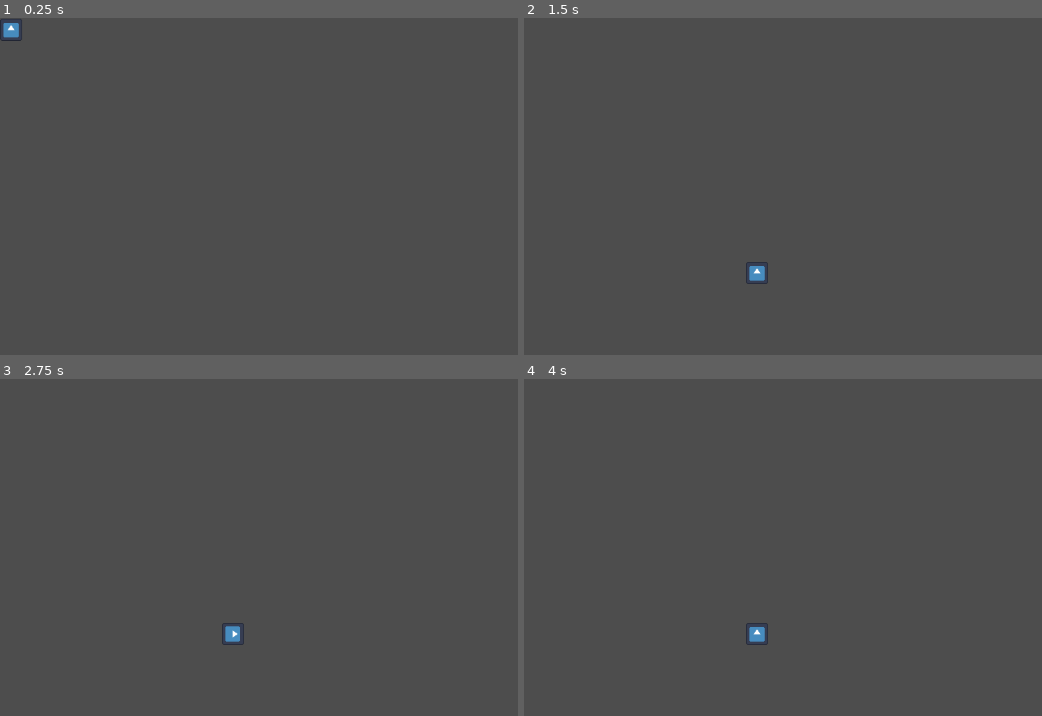
Above: before the commit, frames 1-4 (two rows, left to right).
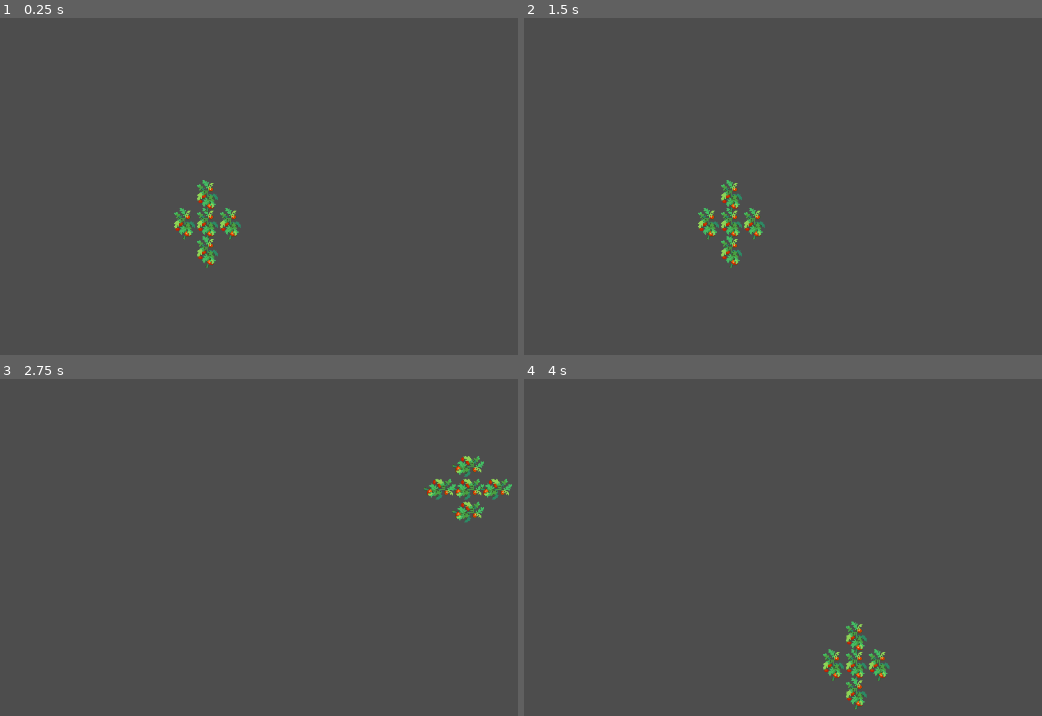
Above: after the commit, the same moments.

Repository: Ihmayor/Growup_GameJam_2025
Game: Godot game, scene res://scenes/Tetraminos/Plus.tscn
Two runs of this game, one before a commit and one after it. Both use one fixed random seed, a clock stepped at 60 frames per second and the inputs below. This scene is started directly instead of the project's main scene. The engine's default icon, where the game draws it, is replaced by a stand-in: a white triangle on a blue panel in a dark square.
Inputs (mouse positions are in pixels of both pictures, inside the frame that each line leads up to):
- Up to frame 1 (0.25 s): no input
- Up to frame 2 (1.5 s): tap Enter at 0.5 s; move the mouse to (534, 28) at 0.52 s; press the mouse at (534, 28) at 0.53 s; hold E (rotate_right) 0.53-1.28 s; tap Space at 1.25 s; move the mouse to (762, 264) at 1.27 s; release the mouse at (762, 264) at 1.28 s; hold Q (rotate_left) from 1.28 s (still down); click (762, 264) at 1.35 s
- Up to frame 3 (2.75 s): tap Enter at 2 s; move the mouse to (481, 503) at 2.02 s; release Q (rotate_left) at 2.03 s; press the mouse at (481, 503) at 2.03 s; hold E (rotate_right) from 2.03 s (still down)
- Up to frame 4 (4 s): tap Space at 2.75 s; move the mouse to (881, 692) at 2.77 s; release the mouse at (881, 692) at 2.78 s; click (881, 692) at 2.85 s; tap Enter at 3.5 s; move the mouse to (outside the picture) at 3.52 s; release E (rotate_right) at 3.53 s; press the mouse at (outside the picture) at 3.53 s; hold Q (rotate_left) from 3.53 s (still down)

The runs differ from the first frame. In frame 1, 1.1% of the frame differs, in the area x 0-47%, y 0-75%; in frame 2, 1.1%; in frame 3, 1.1%; in frame 4, 1.1%, in the area x 42-71%, y 71-98%.

Commit message:
Refactored plants to use multiple images for future plans

Diff:
--- a/grow_up_game_jam_2025/project.godot
+++ b/grow_up_game_jam_2025/project.godot
@@ -29,7 +29,7 @@
 }
 move={
 "deadzone": 0.2,
-"events": [Object(InputEventMouseButton,"resource_local_to_s …(136 unchanged characters)… alse,"button_mask":1,"position":Vector2(41, 8),"global_position":Vector2(50, 56),"factor":1.0,"button_index":1,"canceled":false,"pressed":true,"double_click":false,"script":null)
+"events": [Object(InputEventMouseButton,"resource_local_to_s …(136 unchanged characters)… alse,"button_mask":1,"position":Vector2(82, 20),"global_position":Vector2(91, 68),"factor":1.0,"button_index":1,"canceled":false,"pressed":true,"double_click":false,"script":null)
 ]
 }
 
--- /dev/null
+++ b/grow_up_game_jam_2025/scenes/Flower.tscn
@@ -0,0 +1,8 @@
+[gd_scene load_steps=3 format=3 uid="uid://dnieu44y3sd5u"]
+
+[ext_resource type="Texture2D" uid="uid://bkcitguhniaxc" path="res://Assets/Sprites/VegEggplantStanding.png" id="1_n3sah"]
+[ext_resource type="Script" uid="uid://cmoj0c8ducou0" path="res://scripts/resources/Placement/Plant.gd" id="2_sae6b"]
+
+[node name="Flower" type="TextureRect"]
+texture = ExtResource("1_n3sah")
+script = ExtResource("2_sae6b")
--- a/grow_up_game_jam_2025/scenes/Plant.tscn
+++ b/grow_up_game_jam_2025/scenes/Plant.tscn
@@ -1,26 +1,22 @@
-[gd_scene load_steps=4 format=3 uid="uid://65sjym8nhe4y"]
+[gd_scene load_steps=5 format=3 uid="uid://65sjym8nhe4y"]
 
 [ext_resource type="Script" uid="uid://d1yo41m5b6amx" path="res://scripts/resources/Placement/Place.gd" id="1_hjoi0"]
-[ext_resource type="Texture2D" uid="uid://cr7wjvmalv27" path="res://icon.svg" id="1_u7f4n"]
+[ext_resource type="PackedScene" uid="uid://dnieu44y3sd5u" path="res://scenes/Flower.tscn" id="3_0app1"]
+[ext_resource type="Texture2D" uid="uid://bgfd7rxlxmvbl" path="res://Assets/Sprites/VegTomatoStanding.png" id="3_p2drj"]
 
 [sub_resource type="RectangleShape2D" id="RectangleShape2D_ftafd"]
-size = Vector2(32, 33)
+size = Vector2(33, 38)
 
-[node name="TextureRect" type="TextureRect"]
-custom_minimum_size = Vector2(32, 32)
-offset_top = 1.0
-offset_right = 32.0
-offset_bottom = 33.0
-pivot_offset = Vector2(16, 16)
-texture = ExtResource("1_u7f4n")
-expand_mode = 1
+[node name="TextureRect" type="Node2D"]
 script = ExtResource("1_hjoi0")
+imageToUse = ExtResource("3_p2drj")
 
 [node name="Area2D" type="Area2D" parent="."]
 unique_name_in_owner = true
+position = Vector2(-16, -12)
 
 [node name="CollisionShape2D" type="CollisionShape2D" parent="Area2D"]
-position = Vector2(16, 15.5)
+position = Vector2(16.5, 11)
 shape = SubResource("RectangleShape2D_ftafd")
 
 [node name="DragTimer" type="Timer" parent="Area2D"]
@@ -31,7 +27,15 @@
 wait_time = 0.01
 ignore_time_scale = true
 
+[node name="Images" type="Node2D" parent="."]
+
+[node name="Flower" parent="Images" instance=ExtResource("3_0app1")]
+offset_left = -17.0
+offset_top = -28.0
+offset_right = 15.0
+offset_bottom = 20.0
+pivot_offset = Vector2(17, 28)
+
 [connection signal="mouse_entered" from="Area2D" to="." method="_on_area_2d_mouse_entered"]
-[connection signal="mouse_exited" from="Area2D" to="." method="_on_area_2d_mouse_exited"]
 [connection signal="timeout" from="Area2D/DragTimer" to="." method="_on_timer_timeout"]
 [connection signal="timeout" from="RotationTweenTimer" to="." method="_on_rotation_tween_timer_timeout"]
--- a/grow_up_game_jam_2025/scenes/Tetraminos/Plus.tscn
+++ b/grow_up_game_jam_2025/scenes/Tetraminos/Plus.tscn
@@ -1,5 +1,54 @@
-[gd_scene load_steps=2 format=3 uid="uid://dv7xf5s2h7rl4"]
+[gd_scene load_steps=5 format=3 uid="uid://dv7xf5s2h7rl4"]
 
 [ext_resource type="PackedScene" uid="uid://65sjym8nhe4y" path="res://scenes/Plant.tscn" id="1_88frv"]
+[ext_resource type="Texture2D" uid="uid://cxgb3x1a713lc" path="res://Assets/Sprites/VegLettuceStanding.png" id="2_fcpsc"]
+[ext_resource type="PackedScene" uid="uid://dnieu44y3sd5u" path="res://scenes/Flower.tscn" id="3_xs40b"]
+
+[sub_resource type="RectangleShape2D" id="RectangleShape2D_xs40b"]
+size = Vector2(99, 120)
 
 [node name="TextureRect" instance=ExtResource("1_88frv")]
+
+[node name="CollisionShape2D" parent="Area2D" index="0"]
+position = Vector2(15.5, 13)
+shape = SubResource("RectangleShape2D_xs40b")
+
+[node name="Flower" parent="Images" index="0"]
+texture = ExtResource("2_fcpsc")
+metadata/_edit_use_anchors_ = true
+
+[node name="Flower2" parent="Images" index="1" instance=ExtResource("3_xs40b")]
+offset_left = -50.0
+offset_top = -28.0
+offset_right = -18.0
+offset_bottom = 20.0
+pivot_offset = Vector2(17, 28)
+texture = ExtResource("2_fcpsc")
+metadata/_edit_use_anchors_ = true
+
+[node name="Flower3" parent="Images" index="2" instance=ExtResource("3_xs40b")]
+offset_left = 16.0
+offset_top = -28.0
+offset_right = 48.0
+offset_bottom = 20.0
+pivot_offset = Vector2(17, 28)
+texture = ExtResource("2_fcpsc")
+metadata/_edit_use_anchors_ = true
+
+[node name="Flower4" parent="Images" index="3" instance=ExtResource("3_xs40b")]
+offset_left = -17.0
+offset_top = 13.0
+offset_right = 15.0
+offset_bottom = 61.0
+pivot_offset = Vector2(17, 28)
+texture = ExtResource("2_fcpsc")
+metadata/_edit_use_anchors_ = true
+
+[node name="Flower5" parent="Images" index="4" instance=ExtResource("3_xs40b")]
+offset_left = -17.0
+offset_top = -68.0
+offset_right = 15.0
+offset_bottom = -20.0
+pivot_offset = Vector2(17, 28)
+texture = ExtResource("2_fcpsc")
+metadata/_edit_use_anchors_ = true
--- a/grow_up_game_jam_2025/scripts/resources/Placement/Place.gd
+++ b/grow_up_game_jam_2025/scripts/resources/Placement/Place.gd
@@ -1,9 +1,12 @@
-extends TextureRect
+extends Node2D
 @onready var A2D =  $Area2D
 @onready var timer = $Area2D/DragTimer
 @onready var shape = $Area2D/CollisionShape2D
 
 @onready var rotationTween = $RotationTweenTimer
+@onready var images = $Images
+
+@export var imageToUse : Texture2D
 
 # 0-3 depending on what direction you wanna feace, 0 being staright up
 var facingDir = 0
@@ -19,6 +22,15 @@
 var gridSize = 32
 
 func _ready() -> void:
+	position = Vector2(300, 300)
+	var img = $Images
+	var node = $Images
+
+	var imagesToChange = images.get_children()
+	for image in imagesToChange:
+		image.texture = imageToUse
+		pass
+
 	#rotationTween.wait_time = rotateIncrement
 	pass
 
@@ -29,8 +41,11 @@
 
 func _on_timer_timeout() -> void:
 	if isDragging:
-		var newPos = get_viewport().get_mouse_position()  - self.size/2
-		position = round (newPos / gridSize) * gridSize
+		var rect = shape.shape as RectangleShape2D
+		var sizeVector = rect.extents
+
+		var newPos = get_viewport().get_mouse_position() - sizeVector/2
+		self.position = round (newPos / gridSize) * gridSize
 	pass # Replace with function body.
 
 func _unhandled_input(event: InputEvent) -> void:
--- /dev/null
+++ b/grow_up_game_jam_2025/scripts/resources/Placement/Plant.gd
@@ -0,0 +1 @@
+extends Node
Not shown, added: grow_up_game_jam_2025/scripts/resources/Placement/Plant.gd.uid
